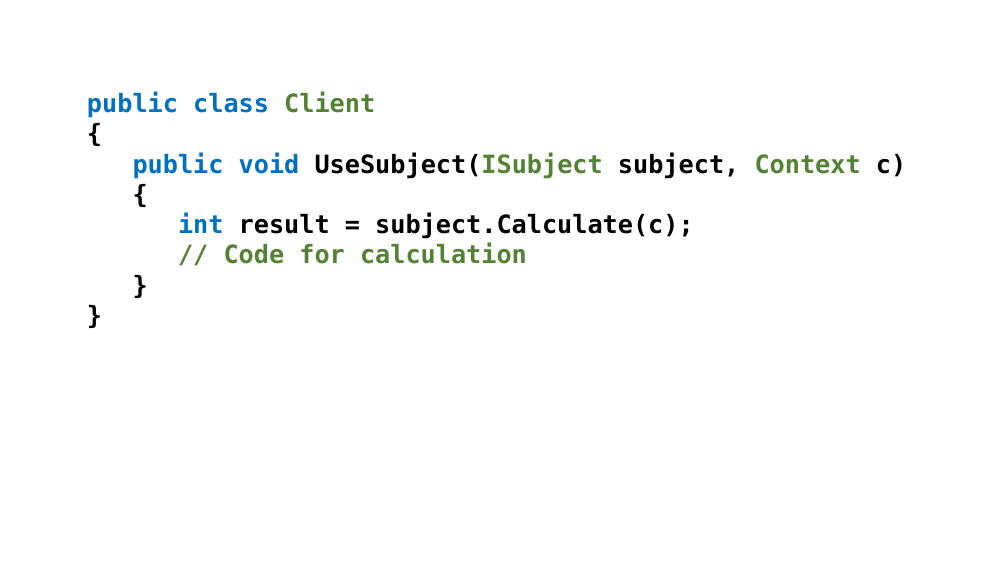
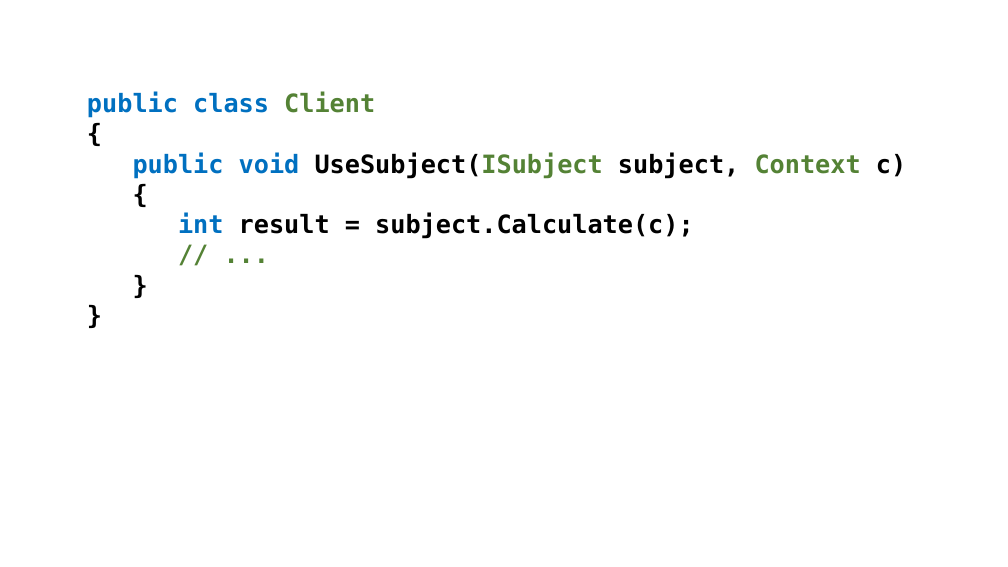
Before and after one commit to perl-easj/OOProg, a slide deck: slide 9 of Chap/OOProg03/Presentations/Proxy.pptx. Drawn at 1008x567 pixels with LibreOffice and Linux fonts; fonts in the diff are those of the drawing. Boxes give left, top, right and bottom in pixels: in the first picture for what was removed or moved away, otherwise in the second. Text is boxed around its words. In the diff, an @@ line names an element or a change of style, - is before the commit and + after.

```diff
--- a/Chap/OOProg03/Presentations/Proxy.pptx
+++ b/Chap/OOProg03/Presentations/Proxy.pptx
@@ text at (x1=224, y1=242, x2=527, y2=264): text changed @@
-// Code for calculation
+// ...
```
Also in this commit, not shown: 42 other files.
